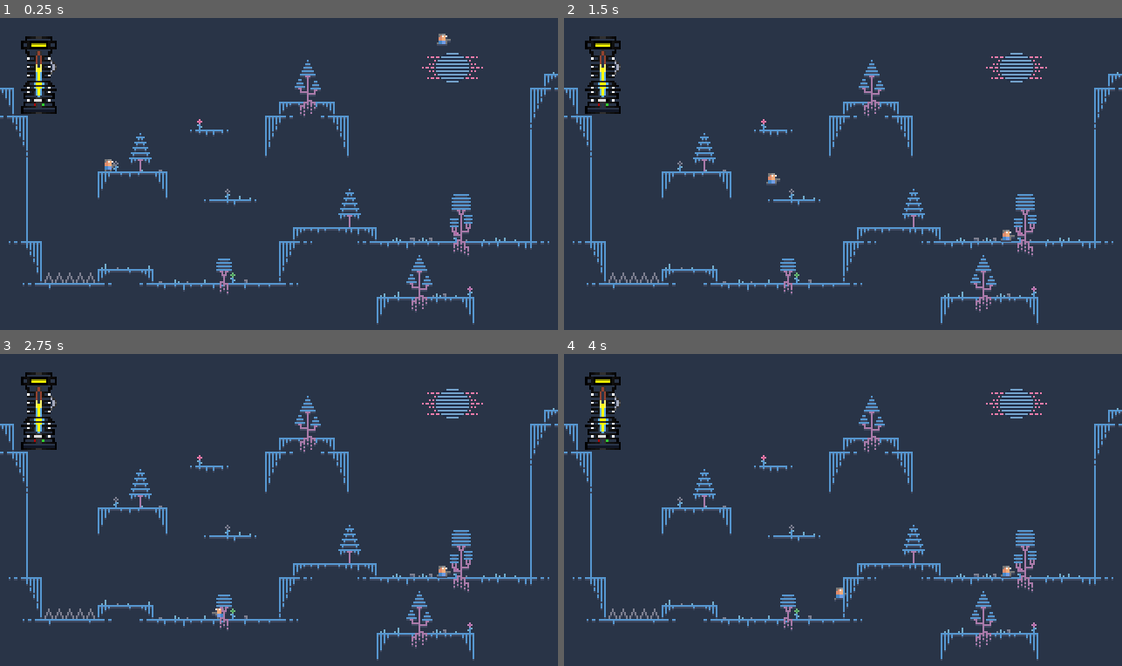
Above: before the commit, frames 1-4 (two rows, left to right).
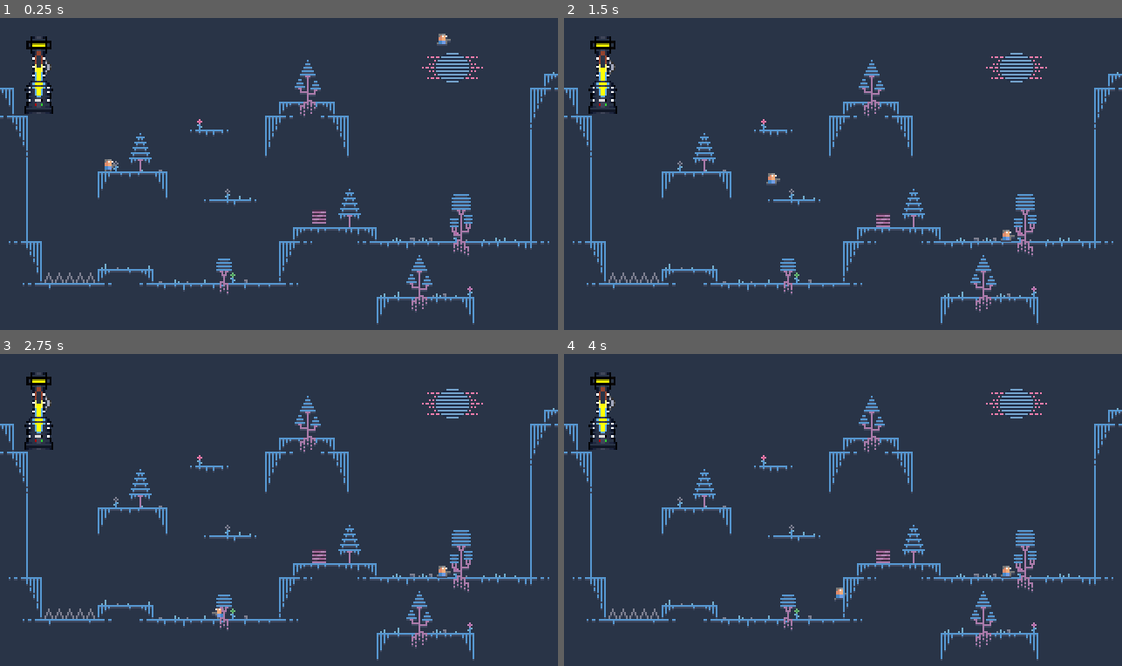
Above: after the commit, the same moments.

Repository: ddorn/gravity
Game: Godot game, scene res://World.tscn
Same seed, same stepped clock (60 frames per second), same inputs: the game is played once before the commit and once after it.
Inputs:
- Up to frame 1 (0.25 s): no input
- Up to frame 2 (1.5 s): tap Enter at 0.5 s; hold Right (ui_right) from 0.53 s (still down); tap Up (ui_up) at 0.77 s
- Up to frame 3 (2.75 s): tap Up (ui_up) at 1.52 s; release Right (ui_right) at 2.03 s; hold Left (ui_left) from 2.03 s (still down)
- Up to frame 4 (4 s): release Left (ui_left) at 2.78 s; hold Right (ui_right) from 2.78 s (still down); tap Up (ui_up) at 3.02, 3.77 s

The runs differ from the first frame. In frame 1, 0.7% of the frame differs, in the area x 3-59%, y 5-66%; in frame 2, 0.7%; in frame 3, 0.7%; in frame 4, 0.7%.

Commit message:
Caisse ajoutée

Diff:
--- /dev/null
+++ b/Box.gd
@@ -0,0 +1,70 @@
+extends KinematicBody2D
+
+const Utils = preload("utils.gd")
+
+# Declare member variables here. Examples:
+# var a = 2
+# var b = "text"
+
+const ACCELERATION = 512
+const JUMP_IMPULSE = 100
+const GRAVITY_CHANGE = 200  # units per seconds
+
+const AIR_FRICTION = 0.03
+const GROUND_FRICTION = 0.4
+const MIN_SPEED = 10
+const MAX_SPEED = 50
+
+var last_velocity = Vector2.ZERO
+var velocity = Vector2.ZERO
+var circle_shape
+var not_pushing = true;
+# Called when the node enters the scene tree for the first time.
+func _ready():
+	last_velocity = Vector2(velocity)
+	velocity.y = 0;
+
+func _physics_process(delta):
+	var GRAVITY = 200;
+	var friction;
+	last_velocity = velocity
+	if !is_on_floor():
+		GRAVITY = Utils.get_gravity(self)
+		if not_pushing :
+			velocity.x = (last_velocity.x/2);
+			if velocity.x < 5 :
+				velocity.x = 0;
+		velocity.y += GRAVITY * delta
+		friction = AIR_FRICTION
+	else : friction = GROUND_FRICTION
+	velocity = move_and_slide(velocity, Vector2.UP)
+
+func _on_LeftSide_body_entered(body):
+	not_pushing = false;
+	if body.get("TYPE") == "player":
+		print("velocity on box:", body.last_velocity.x)
+		if MAX_SPEED > body.last_velocity.x && body.last_velocity.x > MIN_SPEED :
+			velocity.x = body.last_velocity.x - MIN_SPEED;
+		elif Input.get_action_strength("ui_right") :
+			 velocity.x = MAX_SPEED;
+	move_and_slide(velocity, Vector2.UP)
+
+
+
+func _on_RightSide_body_entered(body):
+	not_pushing = false;
+	if body.get("TYPE") == "player":
+		if -MIN_SPEED > body.last_velocity.x && body.last_velocity.x > -MAX_SPEED:
+			velocity.x = body.last_velocity.x + MIN_SPEED;
+		elif Input.get_action_strength("ui_left") :
+			 velocity.x = -MAX_SPEED;
+	move_and_slide(velocity, Vector2.UP)
+
+func _on_IsGoingToPush_body_exited(body):
+	if body.get("TYPE") == "player":
+		not_pushing = true;
+
+
+func _on_IsGoingToPush_body_entered(body):
+	if body.get("TYPE") == "player":
+		not_pushing = false;
--- /dev/null
+++ b/Box.tscn
@@ -0,0 +1,49 @@
+[gd_scene load_steps=7 format=2]
+
+[ext_resource path="res://images/Caisse.png" type="Texture" id=1]
+[ext_resource path="res://Box.gd" type="Script" id=2]
+
+[sub_resource type="RectangleShape2D" id=1]
+extents = Vector2( 3.81812, 3.84371 )
+
+[sub_resource type="RectangleShape2D" id=2]
+extents = Vector2( 2.26615, 3.76823 )
+
+[sub_resource type="RectangleShape2D" id=3]
+extents = Vector2( 2.08741, 3.7677 )
+
+[sub_resource type="RectangleShape2D" id=4]
+extents = Vector2( 7.53437, 3.7115 )
+
+[node name="Box" type="KinematicBody2D"]
+script = ExtResource( 2 )
+
+[node name="Sprite" type="Sprite" parent="."]
+texture = ExtResource( 1 )
+
+[node name="CollisionShape2D" type="CollisionShape2D" parent="."]
+position = Vector2( -0.0139208, 0.0781932 )
+shape = SubResource( 1 )
+
+[node name="LeftSide" type="Area2D" parent="."]
+linear_damp = 0.0
+
+[node name="CollisionShape2D" type="CollisionShape2D" parent="LeftSide"]
+position = Vector2( -2.51728, 0.0648847 )
+shape = SubResource( 2 )
+
+[node name="RightSide" type="Area2D" parent="."]
+
+[node name="CollisionShape2D" type="CollisionShape2D" parent="RightSide"]
+position = Vector2( 2.59933, 0.0772064 )
+shape = SubResource( 3 )
+
+[node name="IsGoingToPush" type="Area2D" parent="."]
+
+[node name="CollisionShape2D" type="CollisionShape2D" parent="IsGoingToPush"]
+position = Vector2( -0.017086, 0.0341716 )
+shape = SubResource( 4 )
+[connection signal="body_entered" from="LeftSide" to="." method="_on_LeftSide_body_entered"]
+[connection signal="body_entered" from="RightSide" to="." method="_on_RightSide_body_entered"]
+[connection signal="body_entered" from="IsGoingToPush" to="." method="_on_IsGoingToPush_body_entered"]
+[connection signal="body_exited" from="IsGoingToPush" to="." method="_on_IsGoingToPush_body_exited"]
--- a/Interface/Interface.tscn
+++ b/Interface/Interface.tscn
@@ -2,10 +2,10 @@
 
 [ext_resource path="res://Interface/Interface.gd" type="Script" id=1]
 [ext_resource path="res://Interface/Tween.gd" type="Script" id=2]
-[ext_resource path="res://images/Gravitotron2.png" type="Texture" id=3]
+[ext_resource path="res://images/Gravitotron3.png" type="Texture" id=3]
 [ext_resource path="res://Interface/AnimationTree.gd" type="Script" id=4]
 
-[sub_resource type="Animation" id=15]
+[sub_resource type="Animation" id=1]
 resource_name = "High_grav"
 tracks/0/type = "value"
 tracks/0/path = NodePath("NinePatchRect/SpriteGrav:frame")
--- a/World.tscn
+++ b/World.tscn
@@ -7,6 +7,7 @@
 [ext_resource path="res://defaultObjectGrav.gd" type="Script" id=5]
 [ext_resource path="res://Spike.tscn" type="PackedScene" id=6]
 [ext_resource path="res://Interface/Interface.tscn" type="PackedScene" id=7]
+[ext_resource path="res://Box.tscn" type="PackedScene" id=8]
 
 [sub_resource type="ConvexPolygonShape2D" id=1]
 points = PoolVector2Array( 0, 0, 8, 0, 8, 8, 0, 8 )
@@ -631,4 +632,7 @@
 position = Vector2( 24, 0 )
 
 [node name="Interface" parent="." instance=ExtResource( 7 )]
+
+[node name="Box" parent="." instance=ExtResource( 8 )]
+position = Vector2( 182.894, 107.319 )
 [connection signal="new_grav" from="Player" to="Interface" method="_on_Player_new_grav"]
Not shown: 3 places in Interface/Interface.tscn that only renumber resources
Not shown, added: Sounds/Fall_on_pics.wav.import
Not shown, added: Sounds/fall_into_water.wav.import
Not shown, added: Sounds/steps.wav.import
Not shown: 1 places in World.tscn that only renumber resources
Binary file added: images/Caisse.png
Not shown, added: images/Caisse.png.import
Binary file added: images/Gravitotron3.png
Not shown, added: images/Gravitotron3.png.import
Not shown, changed: .DS_Store
Not shown, added: images/.DS_Store
